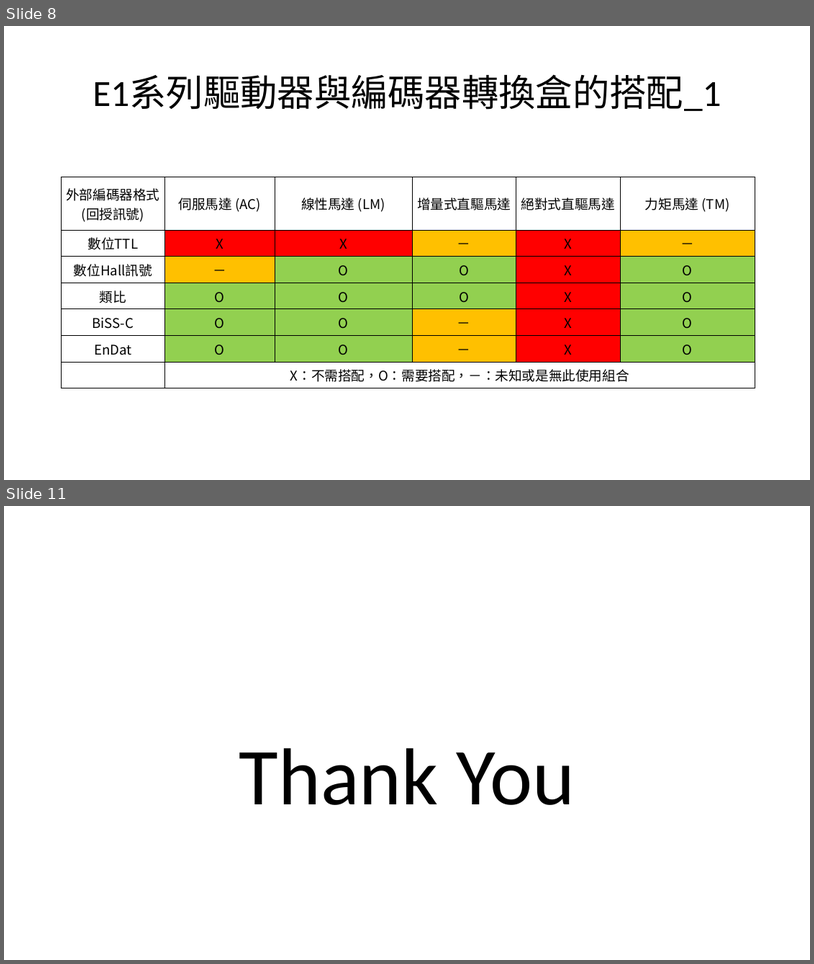
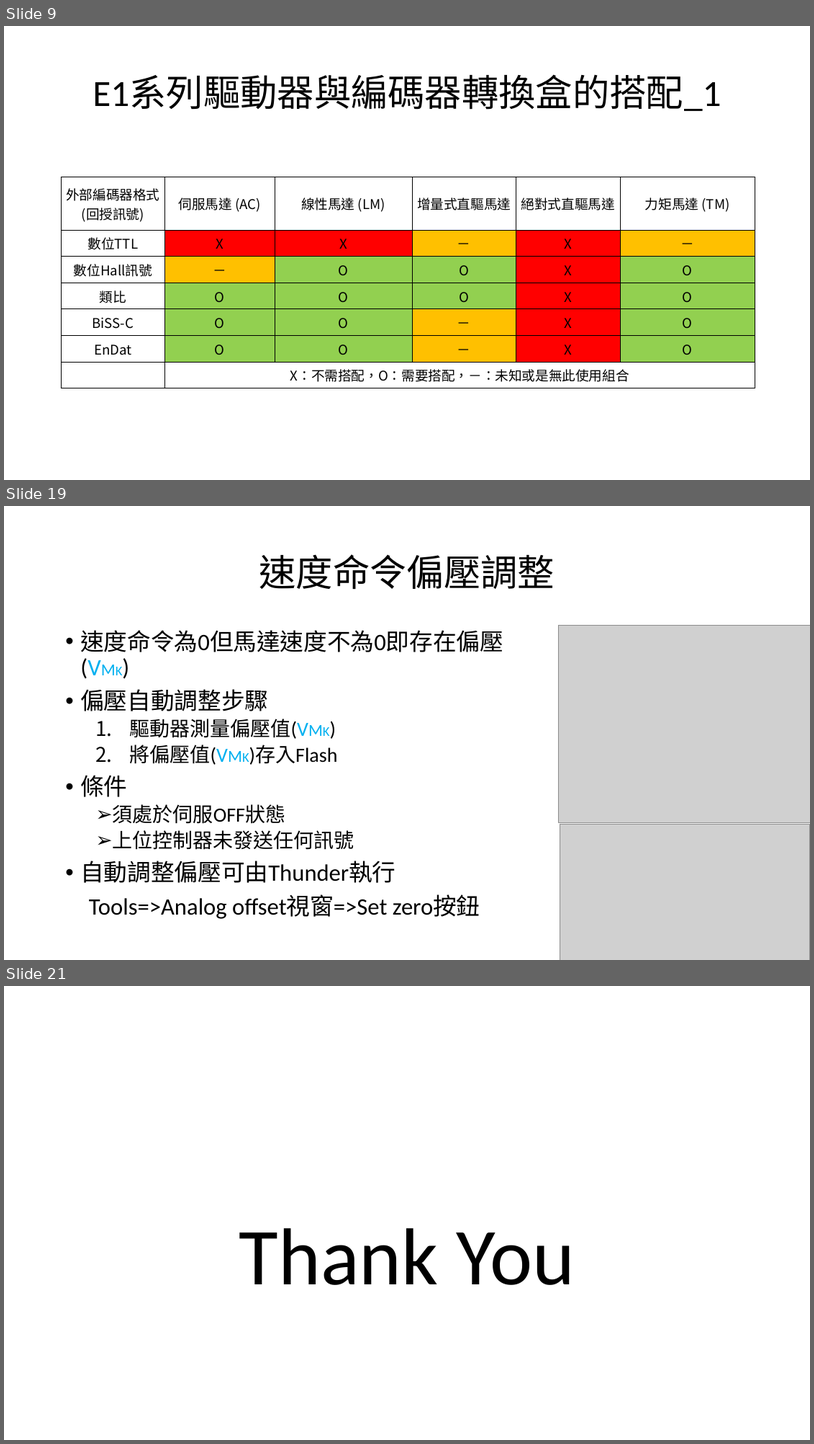
Before and after one commit to handsomeyo-wei/introduce-product-of-controllers-and-drivers, a slide deck: 產品簡介.pptx. Shown one above the other, each under a label of ours: slides 8 and 11 before the commit, slides 9, 19 and 21 after it; the slides between them are not shown. The pictures are 814x964 and 814x1444 pixels, drawn with LibreOffice and Linux fonts; fonts in the diff are those of the drawing; grey boxes stand for pictures. Boxes give left, top, right and bottom in pixels: in the first picture for what was removed or moved away, otherwise in the second. Text is boxed around its words. In the diff, an @@ line names an element or a change of style, - is before the commit and + after.

```diff
--- a/產品簡介.pptx
+++ b/產品簡介.pptx
@@ slide 19 added at box(4, 506, 810, 960), background #FFFFFF @@
@@ title added at box(259, 554, 555, 589), 44 pt, text #000000 @@
+速度命令偏壓調整
@@ text added at box(80, 630, 504, 919), 28 pt, text #000000 @@
+• 速度命令為0但馬達速度不為0即存在偏壓(VMK)
+• 偏壓自動調整步驟
+  1. 驅動器測量偏壓值(VMK)
+  2. 將偏壓值(VMK)存入Flash
+• 條件
+  ➢ 須處於伺服OFF狀態
+  ➢ 上位控制器未發送任何訊號
+• 自動調整偏壓可由Thunder執行
+Tools=>Analog offset視窗=>Set zero按鈕
@@ picture added at box(558, 626, 810, 822) @@
@@ picture added at box(561, 824, 810, 960) @@
@@ what was slide 8 is now slide 9 @@
@@ what was slide 11 is now slide 21 @@
```
Also in this commit, not shown: 3 slides changed, 10 other slides added.
